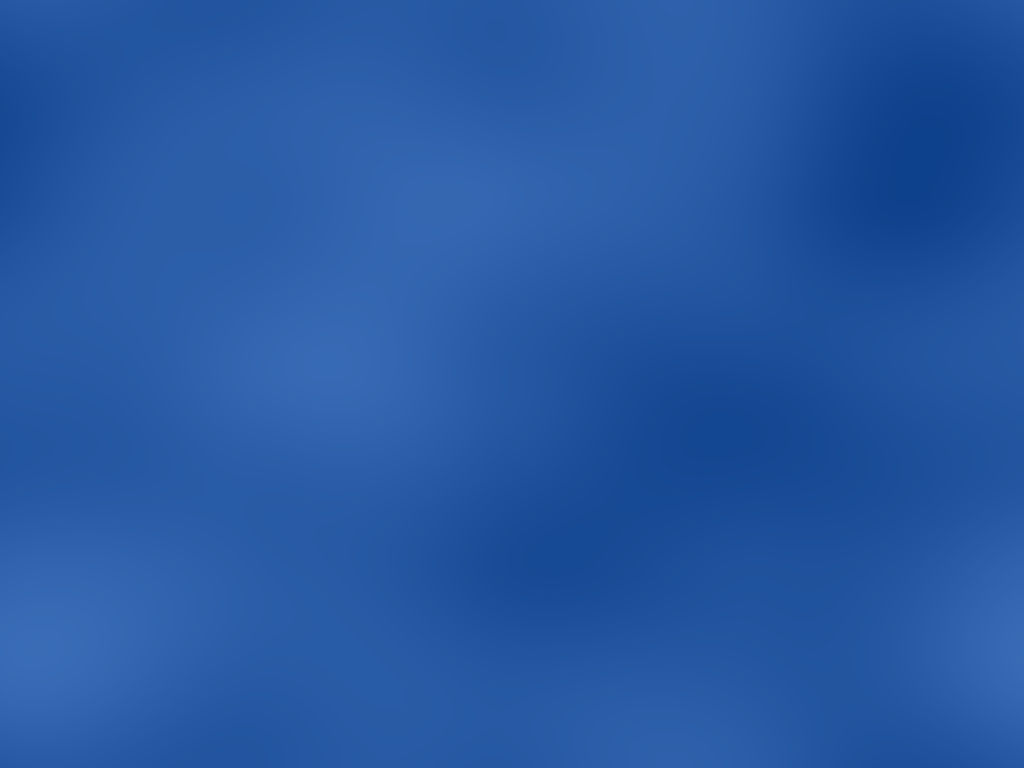
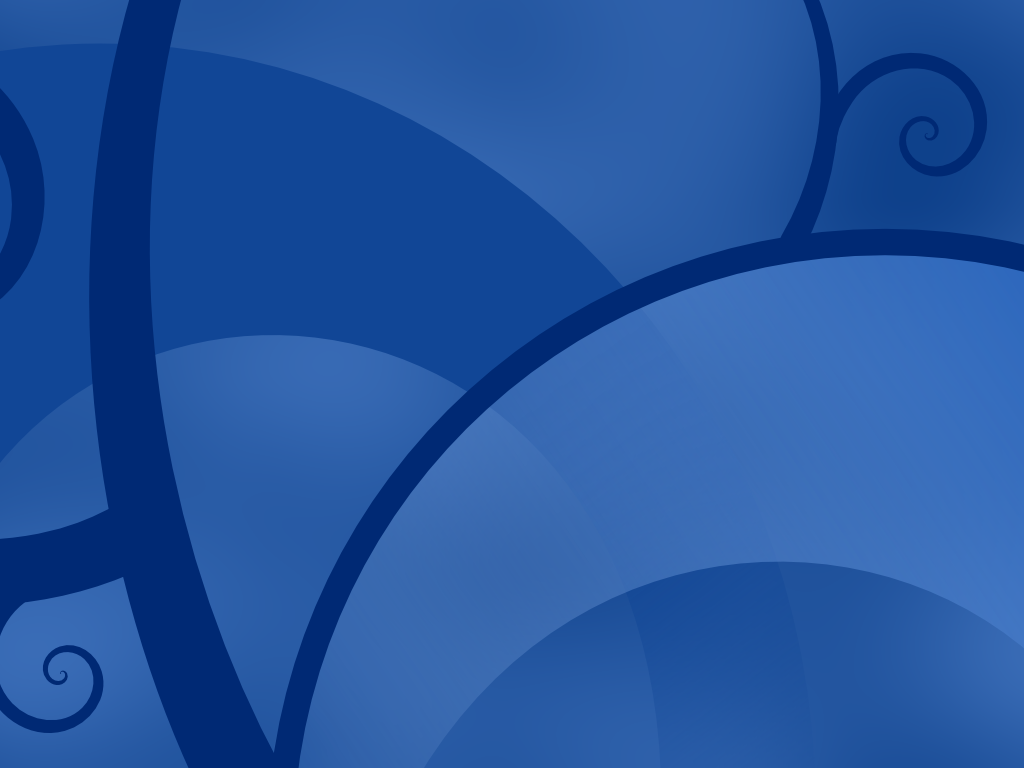
Comparing the layer stacks of the two (1024, 768) images. Changes:
added layer "1024x768.png" above "Texture" over [0, 0, 1024, 768]
